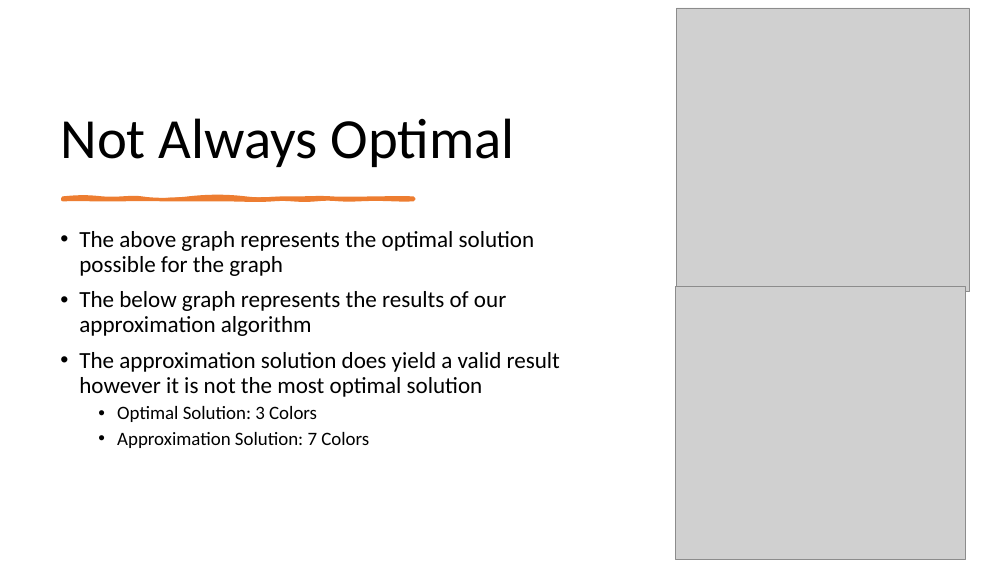
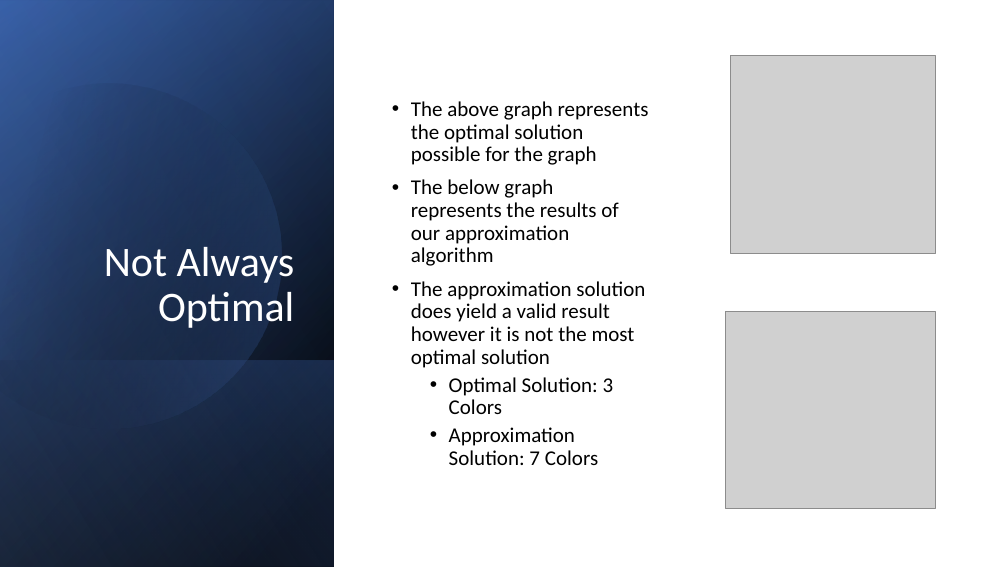
Before and after one commit to smit36jm/CS412-NP_COMPLETE, a slide deck: slide 5 of presentations/Approx Presentation.pptx. Drawn at 1008x567 pixels with LibreOffice and Linux fonts; fonts in the diff are those of the drawing; grey boxes stand for pictures. Boxes give left, top, right and bottom in pixels: in the first picture for what was removed or moved away, otherwise in the second. Text is boxed around its words. In the diff, an @@ line names an element or a change of style, - is before the commit and + after.

Commit message:
Approx Presentation Done

```diff
--- a/presentations/Approx Presentation.pptx
+++ b/presentations/Approx Presentation.pptx
@@ rectangle added at bbox=[0, 0, 334, 567], fill gradient #000000 to #2F5597 @@
@@ rectangle added at bbox=[0, 1, 334, 567], fill gradient #000000 to #4472C4 @@
@@ rectangle added at bbox=[0, 0, 334, 567], fill gradient #000000 to #8FAADC @@
@@ freeform shape added at bbox=[0, 42, 323, 464], fill gradient #000000 to #4472C4 @@
@@ title "Not Always Optimal": place and size @@
-title "Not Always Optimal" at bbox=[60, 118, 515, 167]
+title "Not Always Optimal" at bbox=[104, 247, 295, 328]
@@ title "Not Always Optimal" at bbox=[104, 247, 295, 328]: size 54 to 40 pt, text colour #000000 to #FFFFFF; alignment left to right @@
@@ text "The above graph represents the ...": place and size @@
-text "The above graph represents the ..." at bbox=[79, 231, 560, 448]
+text "The above graph represents the ..." at bbox=[411, 101, 649, 465]
@@ text "The above graph represents the ..." at bbox=[411, 101, 649, 465]: size 22 to 20 pt in "The above graph represents the optimal solution ...", "The below graph represents the results of ...", "The approximation solution does yield a valid ..."; size 18 to 20 pt in "Optimal Solution: 3 Colors", "Approximation Solution: 7 Colors"; vertical alignment top to middle @@
@@ picture: place and size @@
-picture at bbox=[677, 8, 969, 292]
+picture at bbox=[731, 55, 935, 253]
@@ freeform shape removed at bbox=[63, 198, 414, 200] @@
@@ picture: place and size @@
-picture at bbox=[676, 287, 966, 559]
+picture at bbox=[726, 312, 935, 508]
@@ rectangle added at bbox=[0, 360, 334, 567], fill gradient #4472C4 to #000000 @@
```
Also in this commit, not shown: 4 other slides changed.
